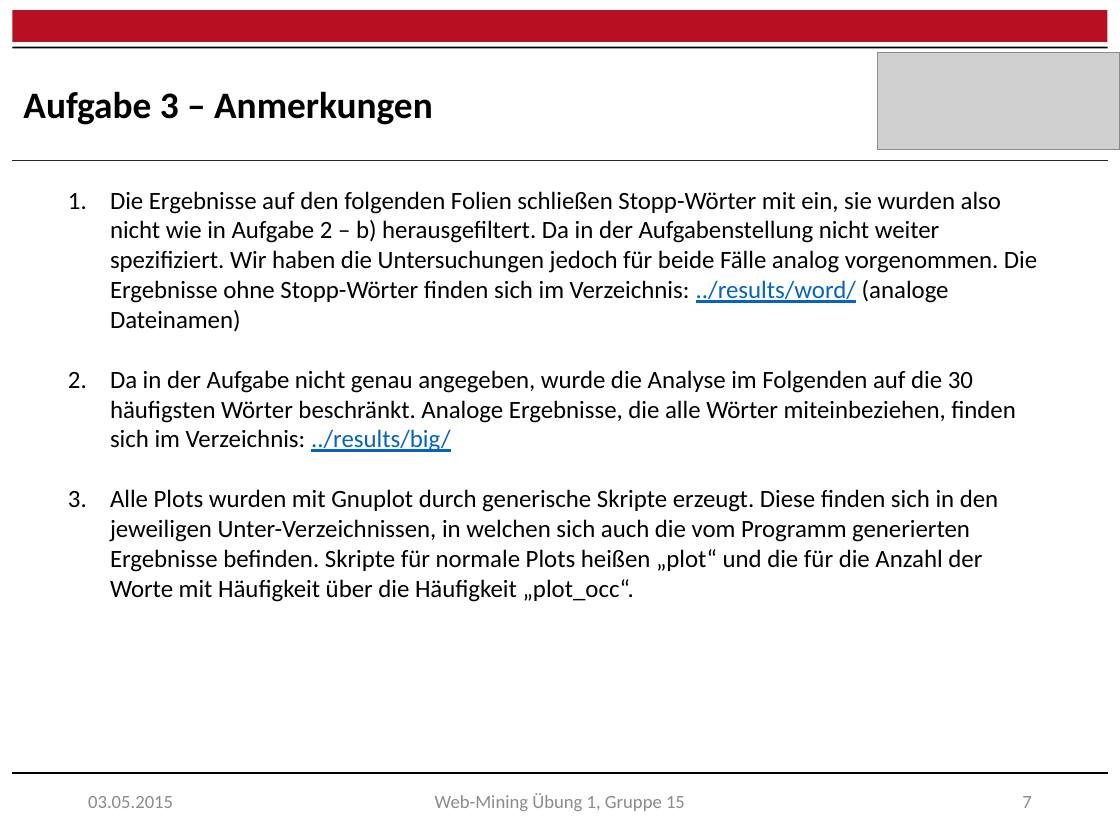
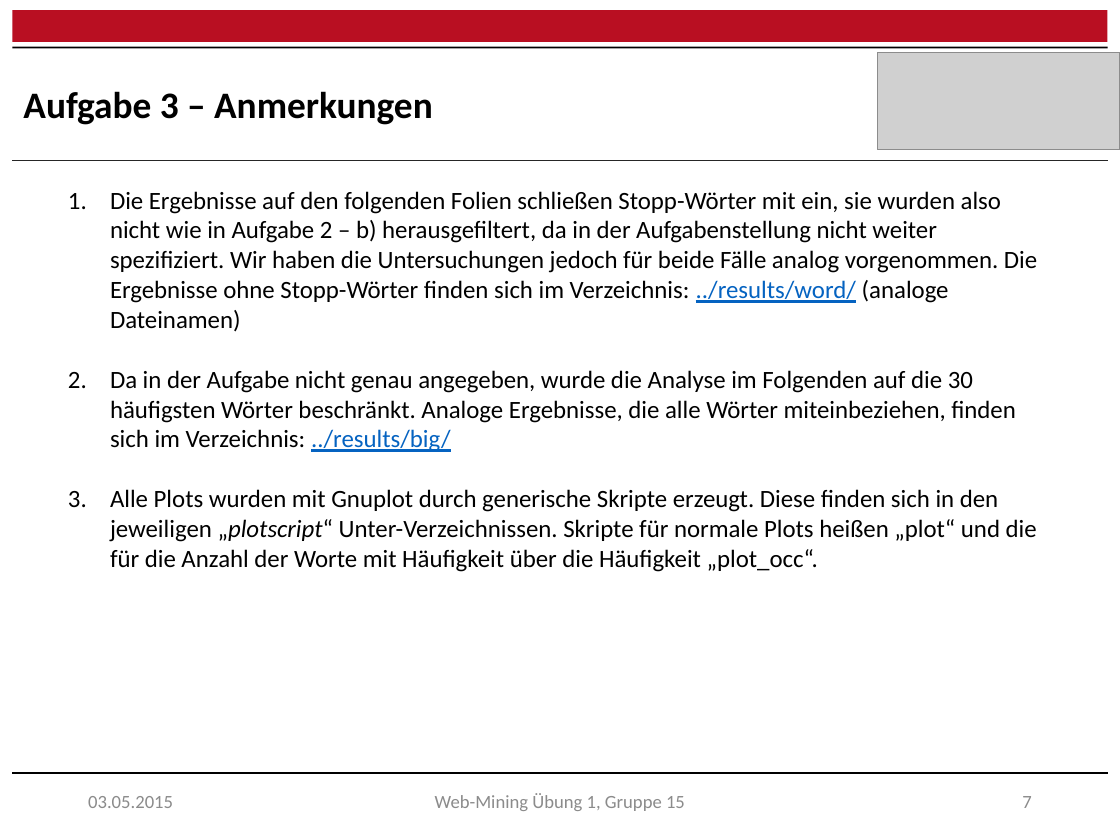
Before and after one commit to raQai/web-mining, a slide deck: slide 8 of ex1/ex1_results.pptx. Drawn at 1120x840 pixels with LibreOffice and Linux fonts; fonts in the diff are those of the drawing; grey boxes stand for pictures. Boxes give left, top, right and bottom in pixels: in the first picture for what was removed or moved away, otherwise in the second. Text is boxed around its words. In the diff, an @@ line names an element or a change of style, - is before the commit and + after.

```diff
--- a/ex1/ex1_results.pptx
+++ b/ex1/ex1_results.pptx
@@ text at box(110, 191, 1037, 332): text changed @@
-1. Die Ergebnisse auf den folgenden Folien schließen Stopp-Wörter mit ein, sie wurden also nicht wie in Aufgabe 2 – b) herausgefiltert. Da in der Aufgabenstellung nicht weiter spezifiziert. Wir haben die Untersuchungen jedoch für beide Fälle analog vorgenommen. Die Ergebnisse ohne Stopp-Wörter finden sich im Verzeichnis: ../results/word/ (analoge Dateinamen)
+1. Die Ergebnisse auf den folgenden Folien schließen Stopp-Wörter mit ein, sie wurden also nicht wie in Aufgabe 2 – b) herausgefiltert, da in der Aufgabenstellung nicht weiter spezifiziert. Wir haben die Untersuchungen jedoch für beide Fälle analog vorgenommen. Die Ergebnisse ohne Stopp-Wörter finden sich im Verzeichnis: ../results/word/ (analoge Dateinamen)
@@ text at box(110, 489, 1037, 572): text changed @@
-3. Alle Plots wurden mit Gnuplot durch generische Skripte erzeugt. Diese finden sich in den jeweiligen Unter-Verzeichnissen, in welchen sich auch die vom Programm generierten Ergebnisse befinden. Skripte für normale Plots heißen „plot“ und die für die Anzahl der Worte mit Häufigkeit über die Häufigkeit „plot_occ“.
+3. Alle Plots wurden mit Gnuplot durch generische Skripte erzeugt. Diese finden sich in den jeweiligen „plotscript“ Unter-Verzeichnissen. Skripte für normale Plots heißen „plot“ und die für die Anzahl der Worte mit Häufigkeit über die Häufigkeit „plot_occ“.
```
Also in this commit, not shown: 8 other slides changed, 45 other files.
